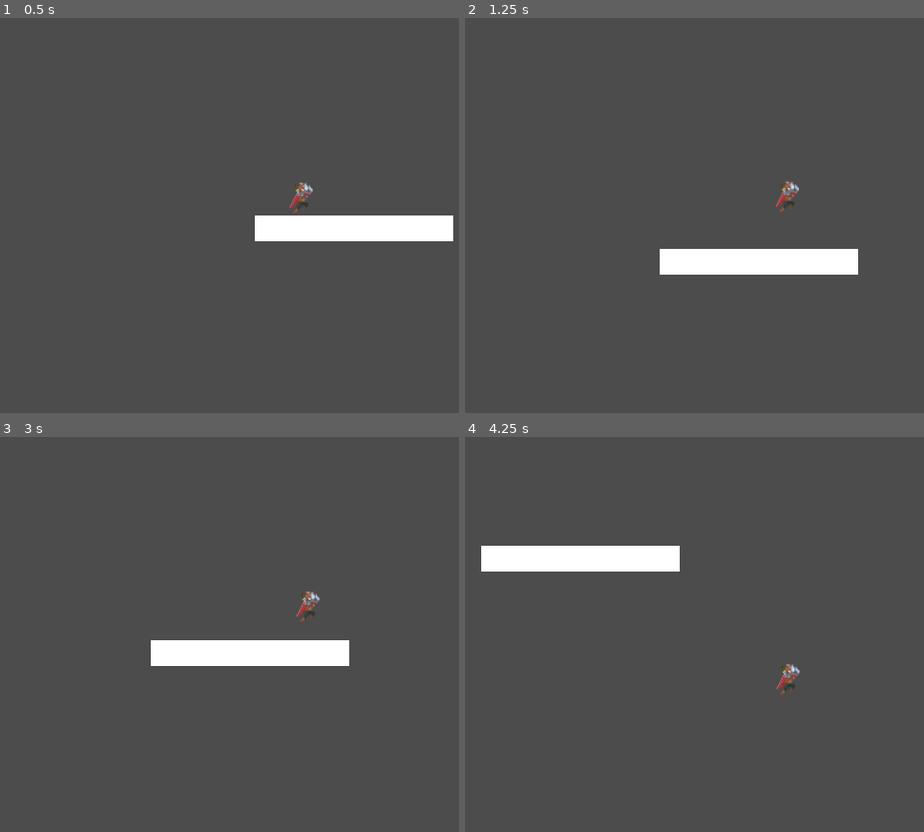
Above: before the commit, frames 1-4 (two rows, left to right).
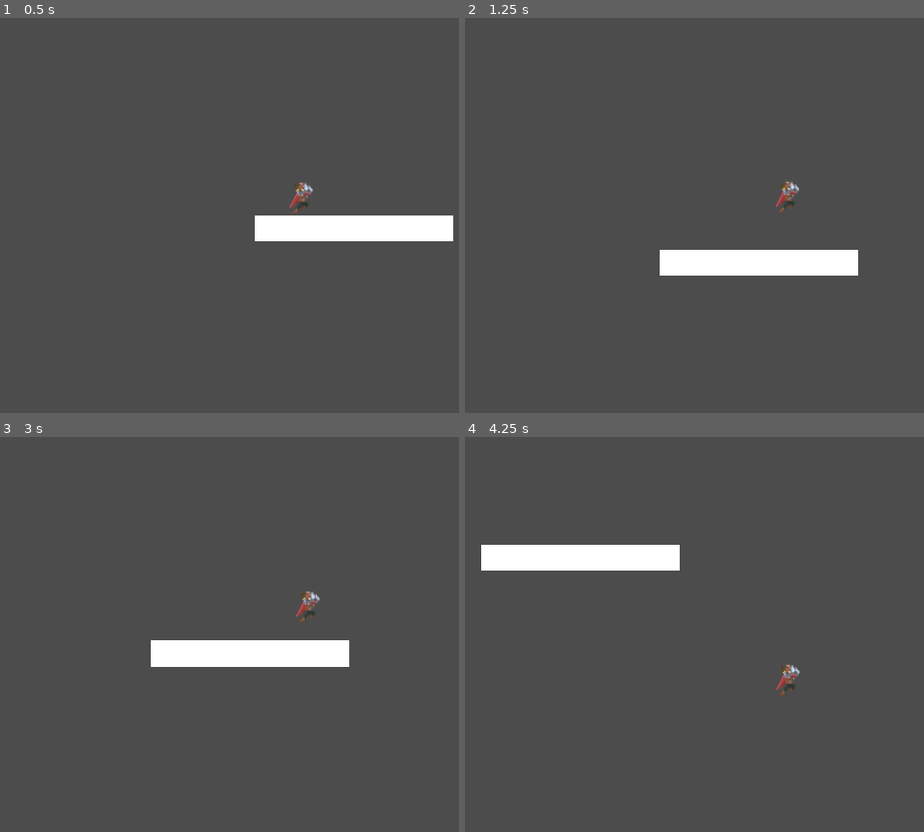
Above: after the commit, the same moments.

Repository: YaManTarzan/Roguelike
Game: Godot game, scene res://Main.tscn
Two runs of this game, one before a commit and one after it. Both use one fixed random seed, a clock stepped at 60 frames per second and the inputs below. This scene is started directly instead of the project's main scene.
Inputs (mouse positions are in pixels of both pictures, inside the frame that each line leads up to):
- Up to frame 1 (0.5 s): no input
- Up to frame 2 (1.25 s): tap Enter at 0.5 s; move the mouse to (outside the picture) at 0.52 s; hold D (right) from 0.53 s (still down); tap W (up) at 0.6, 0.77, 1.07 s
- Up to frame 3 (3 s): move the mouse to (146, 638) at 1.27 s; tap W (up) at 1.35, 1.52, 1.82, 2.1, 2.85 s; move the mouse to (376, 523) at 2.02 s; release D (right) at 2.03 s; hold A (left) 2.03-2.78 s; move the mouse to (261, 701) at 2.77 s; hold D (right) from 2.78 s (still down)
- Up to frame 4 (4.25 s): keep holding D (right); tap W (up) at 3.02, 3.32, 3.6, 3.77, 4.07 s; move the mouse to (outside the picture) at 3.52 s

Frame 1 is identical in both runs. In frame 2, 0.2% of the frame differs, in the area x 42-86%, y 58-66%; in frame 3, 0.1%; in frame 4, 0.3%, in the area x 3-73%, y 27-65%.

Commit message:
RL-39 updated explanation in comments

Diff:
--- a/player/Player.tscn
+++ b/player/Player.tscn
@@ -44,7 +44,6 @@
 __meta__ = {
 "_edit_group_": true
 }
-jumpHeight = 100.0
 jumpTimeToPeak = 0.5
 jumpTimeToDescent = 0.4
 
--- a/player/states/Air.gd
+++ b/player/states/Air.gd
@@ -9,7 +9,7 @@
 #Verlet Integration
 # https://www.algorithm-archive.org/contents/verlet_integration/verlet_integration.html
 
-# Purpose of this approach is to simply tweak certain parameters, to better adjust to the type of jump we want
+# Purpose of this approach is to simply tweak certain parameters, to better adjust to the type of jump we want to start
 # By integrating twice, f''(t) = g, you will get the position function is  1/2*g*t^2 + v0*t + p0
 # Let t(h) be the time it took to reach max height of jump, Given that f'(t) = g*t +v0, which represents velocity,
 # This would mean f'(t(h)) = 0, thus v0 = -g*t(h) which represents the initial velocity of the jump in y direction
@@ -27,7 +27,12 @@
 # g = (-2*h*v(x)^2) / x(h)^2
 
 # We will be using velocity verlet integration over euler integration because euler integration(method) can become inaccurate if the time it took to change from one frame to the next is fairly large.
-# Velocity verlet will: previous velocity + previous velocity + (gravity*timeStep)
+# Euler method is : new velocity = current velocity + (rateOfChange) * stepSize, smaller the step size the smaller the rectangles you're making under the curve for integration
+# Verlet integration is essentially a solution to the kinematic equation of any object
+# https://www.algorithm-archive.org/contents/verlet_integration/verlet_integration.html
+# https://www.youtube.com/watch?v=AZ8IGOHsjBk
+# which ends up being simplified down to this form for numerical integration: 2*x(t) - x(t-deltaT) + a(t)deltaT^2
+# In code this tranlastes to: position = 2*position -previousPosition + acceleration * changeInTime ^2
 
 
 func enter(msg:={}):
@@ -39,9 +44,15 @@
 		player.velocity.x = walkSpeed * 2
 	elif Input.is_action_pressed("left"):
 		player.velocity.x = -walkSpeed * 2
-	print("TEST",player.getGravity())
-	player.velocity.y += player.getGravity() * _delta
-	player.velocity = player.move_and_slide(player.velocity, Vector2.UP)
+	var initialVelocity = player.velocity.y
+	var initialPosition = player.position.y
+
+	var finalVelocity = initialVelocity + player.getGravity() * _delta # final velocity using Verlet
+	var finalPosition = initialPosition + (finalVelocity) * (_delta*_delta) / 2 # final position using Verlet
+	player.velocity.y = finalVelocity # update velocity
+	player.position.y = finalPosition # update position
+	player.move_and_slide(player.velocity, Vector2.UP) # apply movement
+
 	if player.is_on_floor():
 		if is_equal_approx(player.velocity.x,0.0):
 			state_machine.transition_to('Idle')
